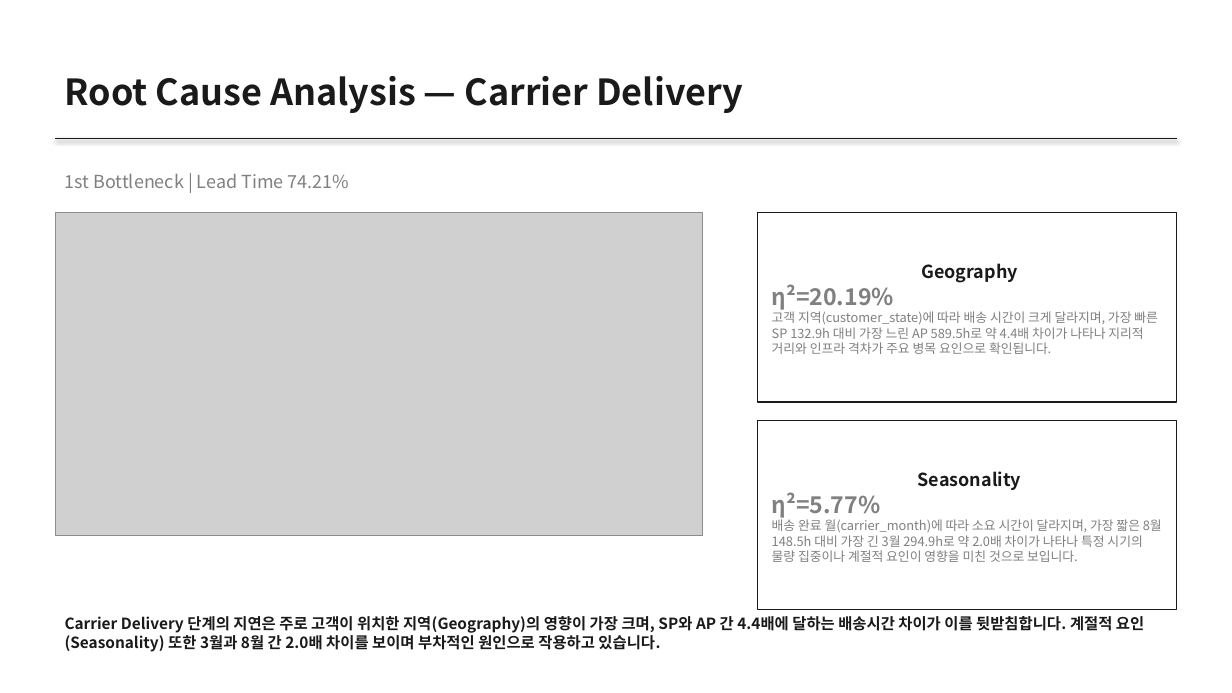
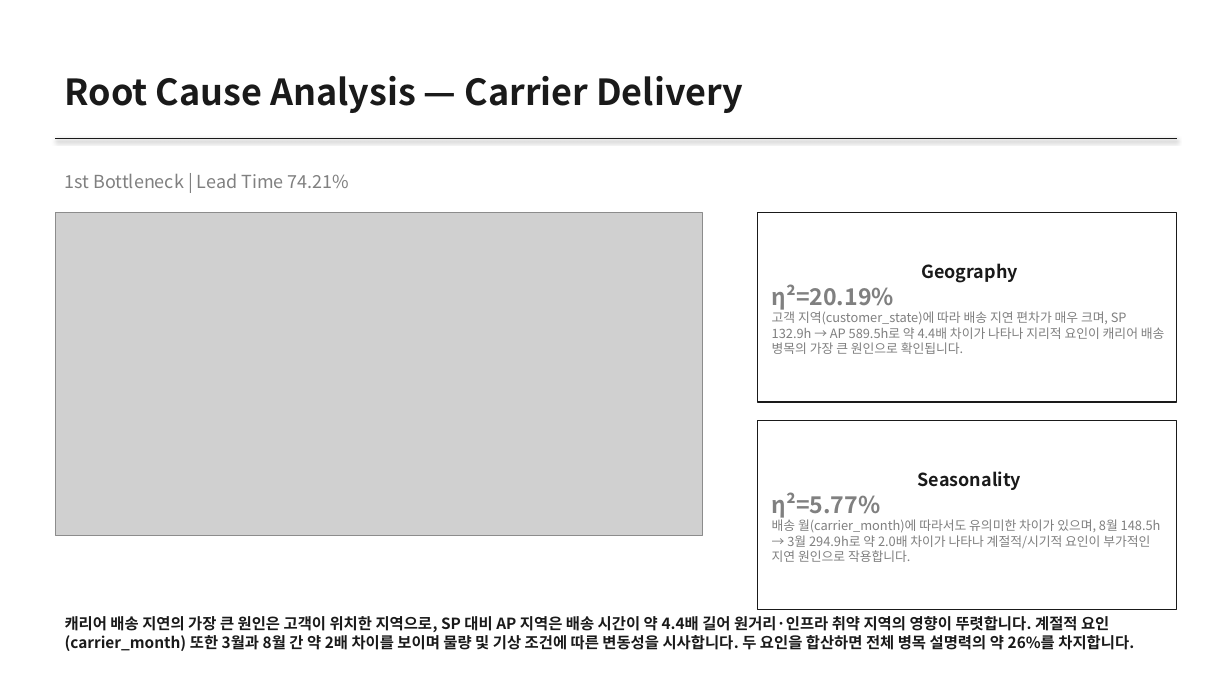
Before and after one commit to JunheePark0224/Olist-BPM-Agent, a slide deck: slide 6 of agent/outputs/executive_report.pptx. Drawn at 1232x693 pixels with LibreOffice and Linux fonts; fonts in the diff are those of the drawing; grey boxes stand for pictures. Boxes give left, top, right and bottom in pixels: in the first picture for what was removed or moved away, otherwise in the second. Text is boxed around its words. In the diff, an @@ line names an element or a change of style, - is before the commit and + after.

```diff
--- a/agent/outputs/executive_report.pptx
+++ b/agent/outputs/executive_report.pptx
@@ text in rectangle at <box>772,309,1165,354</box>: text changed @@
-고객 지역(customer_state)에 따라 배송 시간이 크게 달라지며, 가장 빠른 SP 132.9h 대비 가장 느린 AP 589.5h로 약 4.4배 차이가 나타나 지리적 거리와 인프라 격차가 주요 병목 요인으로 확인됩니다.
+고객 지역(customer_state)에 따라 배송 지연 편차가 매우 크며, SP 132.9h → AP 589.5h로 약 4.4배 차이가 나타나 지리적 요인이 캐리어 배송 병목의 가장 큰 원인으로 확인됩니다.
@@ text in rectangle at <box>772,517,1161,562</box>: text changed @@
-배송 완료 월(carrier_month)에 따라 소요 시간이 달라지며, 가장 짧은 8월 148.5h 대비 가장 긴 3월 294.9h로 약 2.0배 차이가 나타나 특정 시기의 물량 집중이나 계절적 요인이 영향을 미친 것으로 보입니다.
+배송 월(carrier_month)에 따라서도 유의미한 차이가 있으며, 8월 148.5h → 3월 294.9h로 약 2.0배 차이가 나타나 계절적/시기적 요인이 부가적인 지연 원인으로 작용합니다.
@@ text at <box>65,616,1134,652</box>: text changed @@
-Carrier Delivery 단계의 지연은 주로 고객이 위치한 지역(Geography)의 영향이 가장 크며, SP와 AP 간 4.4배에 달하는 배송시간 차이가 이를 뒷받침합니다. 계절적 요인(Seasonality) 또한 3월과 8월 간 2.0배 차이를 보이며 부차적인 원인으로 작용하고 있습니다.
+캐리어 배송 지연의 가장 큰 원인은 고객이 위치한 지역으로, SP 대비 AP 지역은 배송 시간이 약 4.4배 길어 원거리·인프라 취약 지역의 영향이 뚜렷합니다. 계절적 요인(carrier_month) 또한 3월과 8월 간 약 2배 차이를 보이며 물량 및 기상 조건에 따른 변동성을 시사합니다. 두 요인을 합산하면 전체 병목 설명력의 약 26%를 차지합니다.
```
Also in this commit, not shown: 5 other slides changed, 12 other files.
